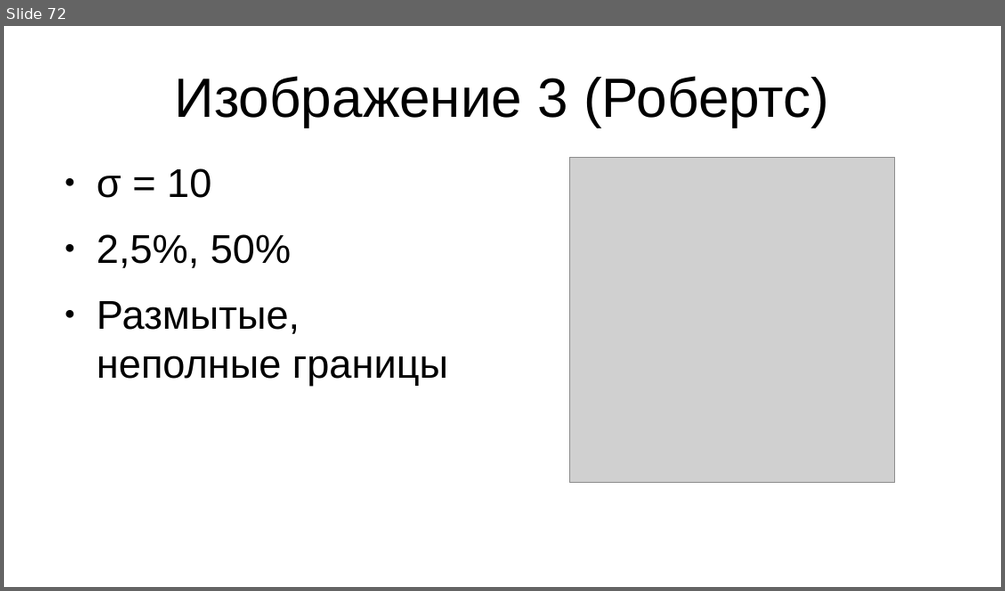
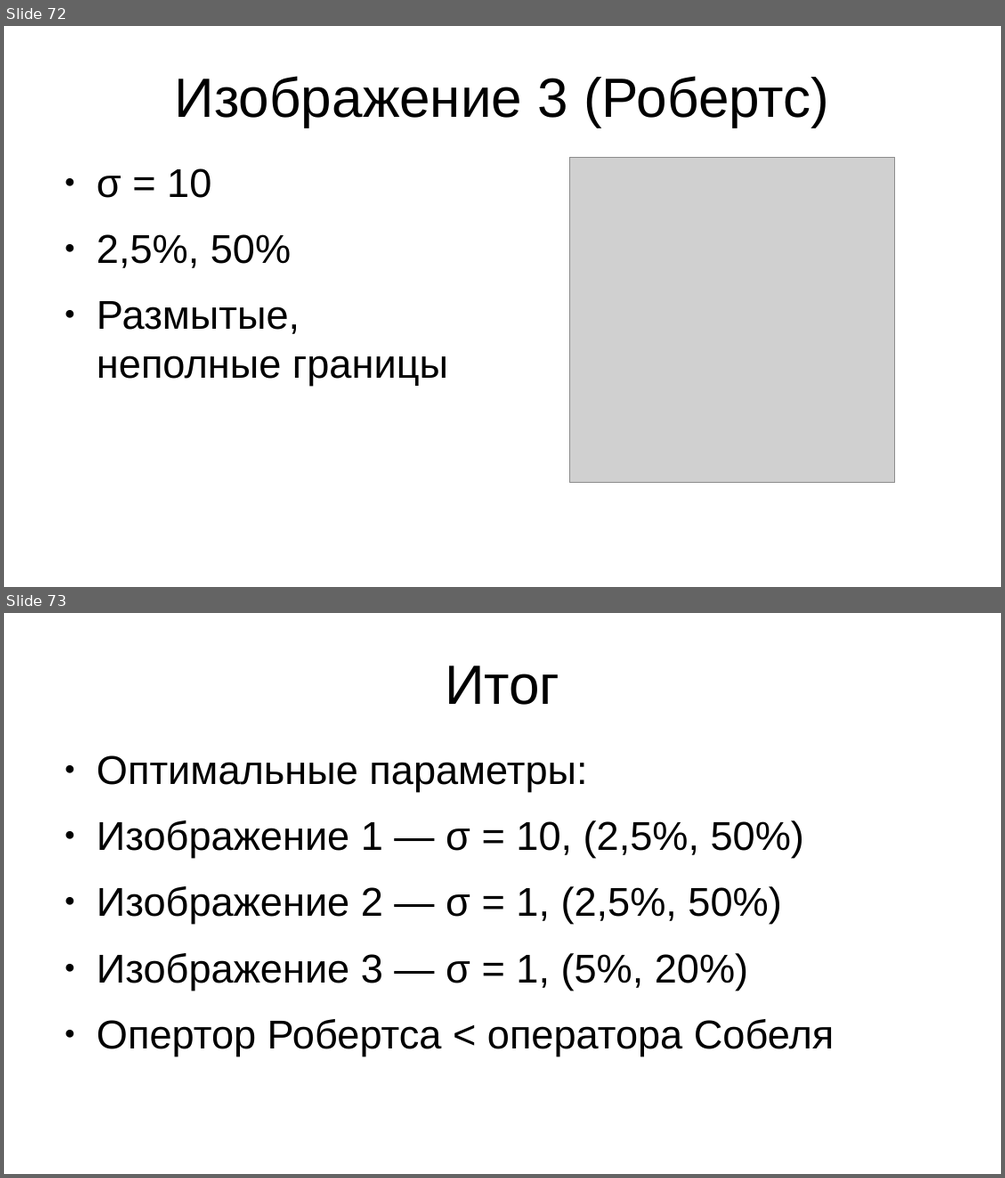
Before and after one commit to AlexeyVorobyev/media-moment-iz-second, a slide deck: report/pres.odp. Shown one above the other, each under a label of ours: slide 72 before the commit, slides 72 and 73 after it. The pictures are 1005x591 and 1005x1178 pixels, drawn with LibreOffice and Linux fonts; fonts in the diff are those of the drawing; grey boxes stand for pictures. Boxes give left, top, right and bottom in pixels: in the first picture for what was removed or moved away, otherwise in the second. Text is boxed around its words. In the diff, an @@ line names an element or a change of style, - is before the commit and + after.

```diff
--- a/report/pres.odp
+++ b/report/pres.odp
@@ slide 73 added at <box>4,613,1001,1174</box>, background #FFFFFF @@
@@ title added at <box>445,666,559,705</box>, 44 pt, text #000000 @@
+Итог
@@ text added at <box>97,755,834,1055</box>, 32 pt, text #000000 @@
+● Оптимальные параметры:
+● Изображение 1 — σ = 10, (2,5%, 50%)
+● Изображение 2 — σ = 1, (2,5%, 50%)
+● Изображение 3 — σ = 1, (5%, 20%)
+● Опертор Робертса < оператора Собеля
```
Also in this commit, not shown: 3 slides changed, 36 other slides added.
